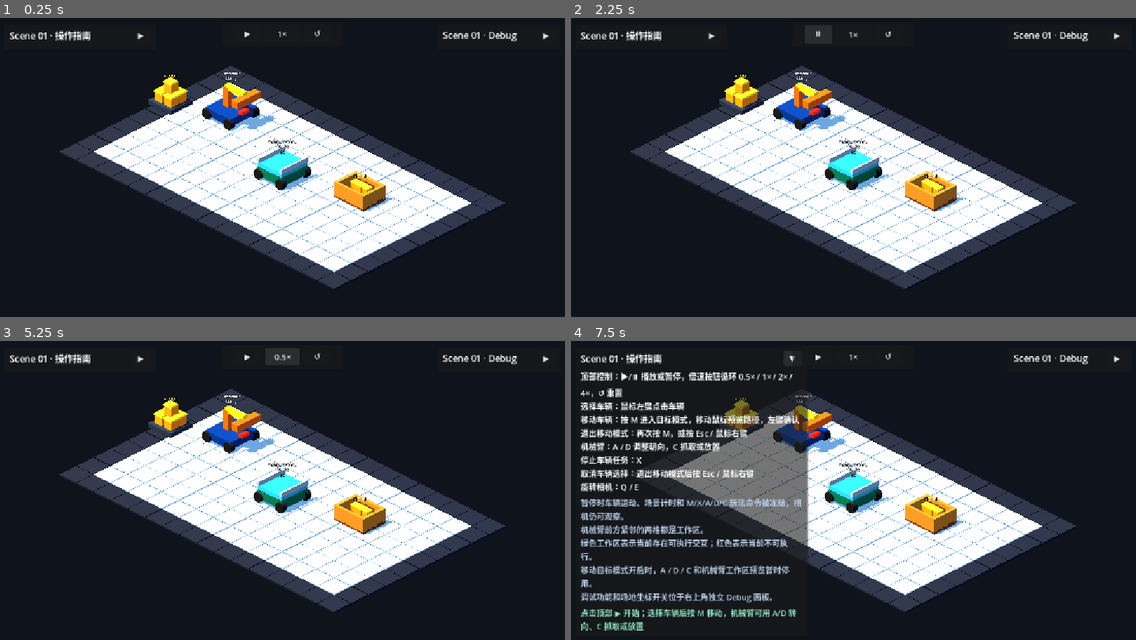
Above: before the commit, frames 1-4 (two rows, left to right).
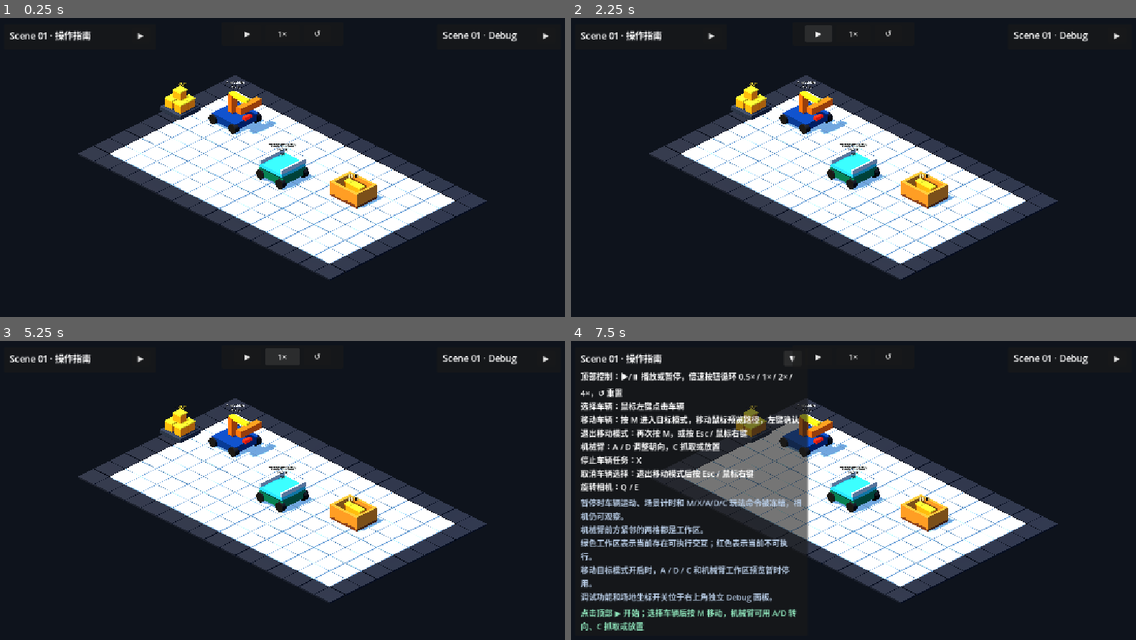
Above: after the commit, the same moments.

Repository: Ri0n72Y/automata
Game: Godot game, scene res://scenes/scene_01/scene_01_basic_packing.tscn
Same seed, same stepped clock (60 frames per second), same inputs: the game is played once before the commit and once after it.
Inputs:
- Up to frame 1 (0.25 s): no input
- Up to frame 2 (2.25 s): click "▶" at 0.5 s; click "▼" at 1.25 s; click "▶" at 2 s
- Up to frame 3 (5.25 s): click "⏸" (after the commit: "▶") at 2.75 s; click "1×" at 3.5 s; click "2×" (after the commit: "1×") at 4.25 s; click "4×" (after the commit: "1×") at 5 s
- Up to frame 4 (7.5 s): click "0.5×" (after the commit: "1×") at 5.75 s; click "↺" at 6.5 s; click "▶" at 7.25 s

The runs differ from the first frame. In frame 1, 12% of the frame differs, in the area x 10-90%, y 16-91%; in frame 2, 12%, in the area x 10-90%, y 4-91%; in frame 3, 12%; in frame 4, 10%.
Error after the commit: Parse Error: Function "_set_legacy_running_state()" not found in base self. (res://scripts/scene_01/scene_01_lifecycle_controller.gd:100)

Commit message:
[codex]fix(scene-01): split gameplay run preparation and commit

Diff:
--- a/scripts/scene_01/scene_01_lifecycle_controller.gd
+++ b/scripts/scene_01/scene_01_lifecycle_controller.gd
@@ -54,6 +54,22 @@
 	return _lifecycle_state.is_running()
 
 
+func prepare_gameplay_command_validation() -> bool:
+	if _lifecycle_state.is_paused():
+		return false
+	if _lifecycle_state.is_ready():
+		return _prepare_scene_run()
+	return _lifecycle_state.is_running()
+
+
+func commit_gameplay_command_start() -> bool:
+	if _lifecycle_state.is_paused():
+		return false
+	if _lifecycle_state.is_ready():
+		return _lifecycle_state.start()
+	return _lifecycle_state.is_running()
+
+
 func cycle_simulation_speed() -> float:
 	return _lifecycle_state.cycle_simulation_speed()
 
@@ -81,7 +97,7 @@
 func reset_scene_state() -> void:
 	super.reset_scene_state()
 	_lifecycle_state.reset()
-	is_running = false
+	_set_legacy_running_state(false)
 	_sync_lifecycle_consumers()
 	lifecycle_reset_completed.emit()
 
@@ -120,7 +136,7 @@
 
 
 func _on_lifecycle_state_changed(previous_state: int, current_state: int) -> void:
-	is_running = _lifecycle_state.is_running()
+	_set_legacy_running_state(_lifecycle_state.is_running())
 	_sync_lifecycle_consumers()
 	lifecycle_state_changed.emit(previous_state, current_state)
 
